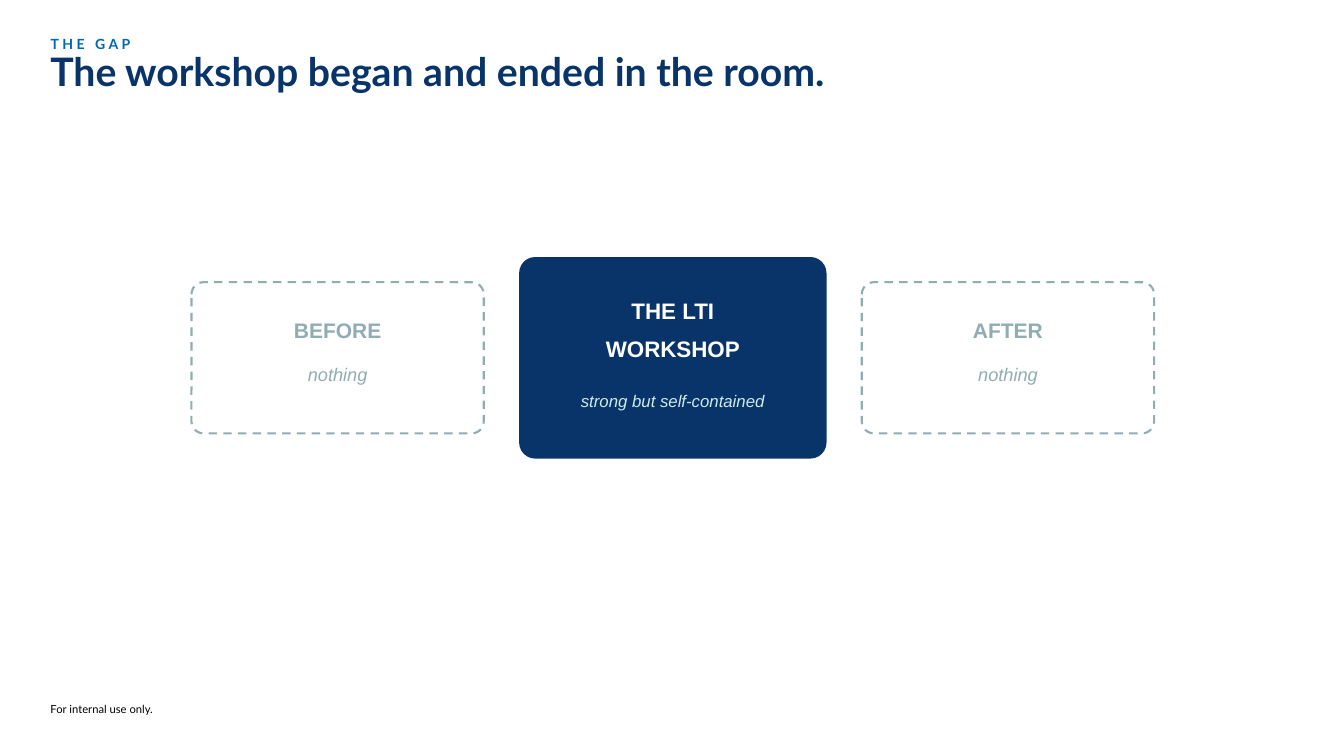
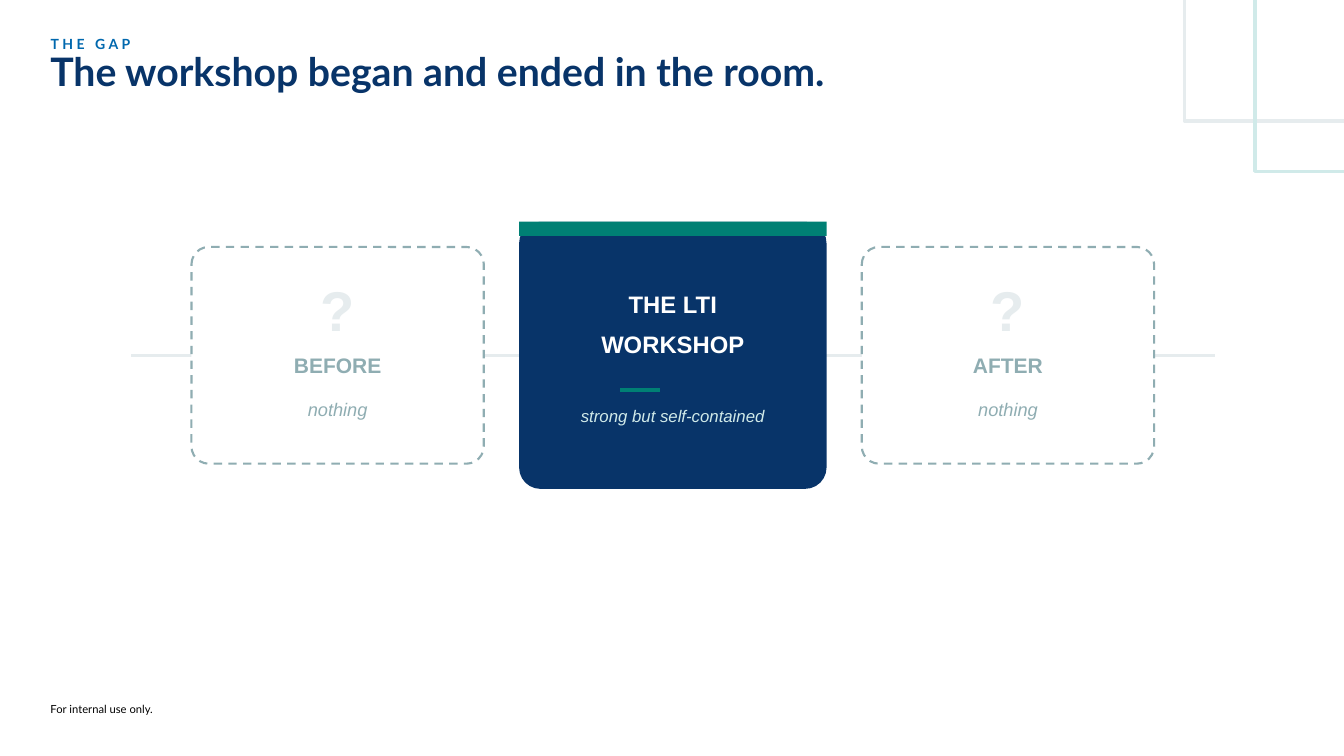
Before and after one commit to cheesin30/decisionframework, a slide deck: slide 2 of outputs/LTI_Learning_Experience_Capital_Learning.pptx. Drawn at 1344x756 pixels with LibreOffice and Linux fonts; fonts in the diff are those of the drawing. Boxes give left, top, right and bottom in pixels: in the first picture for what was removed or moved away, otherwise in the second. Text is boxed around its words. In the diff, an @@ line names an element or a change of style, - is before the commit and + after.

```diff
--- a/outputs/LTI_Learning_Experience_Capital_Learning.pptx
+++ b/outputs/LTI_Learning_Experience_Capital_Learning.pptx
@@ rectangle added at <box>1185,0,1344,121</box>, outline #E6ECEE 2.5 pt @@
@@ rectangle added at <box>1255,0,1344,171</box>, outline #D0EAE9 2.5 pt @@
@@ rounded rectangle: place and size @@
-rounded rectangle at <box>519,257,827,459</box>
+rounded rectangle at <box>519,222,827,489</box>
@@ rectangle added at <box>519,222,827,236</box>, fill #008074 @@
@@ rounded rectangle at <box>192,247,484,464</box>: fill none to #FFFFFF @@
@@ rounded rectangle: place and size @@
-rounded rectangle at <box>192,282,484,434</box>
+rounded rectangle at <box>192,247,484,464</box>
@@ rounded rectangle: place and size @@
-rounded rectangle at <box>862,282,1154,434</box>
+rounded rectangle at <box>862,247,1154,464</box>
@@ rounded rectangle at <box>862,247,1154,464</box>: fill none to #FFFFFF @@
@@ text added at <box>192,275,484,346</box>, 40 pt, text #E6ECEE, bold @@
+?
@@ text "THE LTI" at <box>629,296,717,313</box>: size 16 to 17 pt @@
@@ text "THE LTI": place and size @@
-text "THE LTI" at <box>631,303,714,319</box>
+text "THE LTI" at <box>629,296,717,313</box>
@@ text added at <box>862,275,1154,346</box>, 40 pt, text #E6ECEE, bold @@
+?
@@ line added from (131, 355) to (1215, 355), #E6ECEE 2.5 pt @@
@@ text "BEFORE": place and size @@
-text "BEFORE" at <box>294,323,381,338</box>
+text "BEFORE" at <box>294,358,381,373</box>
@@ text "WORKSHOP" at <box>601,336,744,354</box>: size 16 to 17 pt @@
@@ text "AFTER": place and size @@
-text "AFTER" at <box>973,323,1043,338</box>
+text "AFTER" at <box>973,358,1043,373</box>
@@ text "nothing": place and size @@
-text "nothing" at <box>308,368,368,385</box>
+text "nothing" at <box>308,403,368,420</box>
@@ text "strong but self-contained": place and size @@
-text "strong but self-contained" at <box>581,395,764,411</box>
+text "strong but self-contained" at <box>581,410,764,426</box>
@@ line added from (620, 390) to (660, 390), #008074 2.5 pt @@
@@ text "nothing": place and size @@
-text "nothing" at <box>978,368,1038,385</box>
+text "nothing" at <box>978,403,1038,420</box>
```
Also in this commit, not shown: 6 other slides changed.
